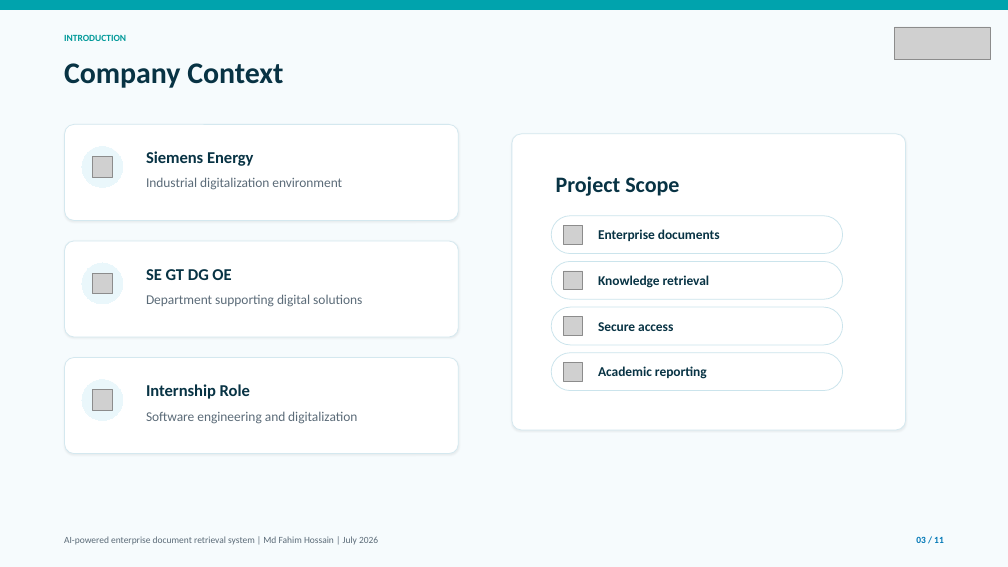
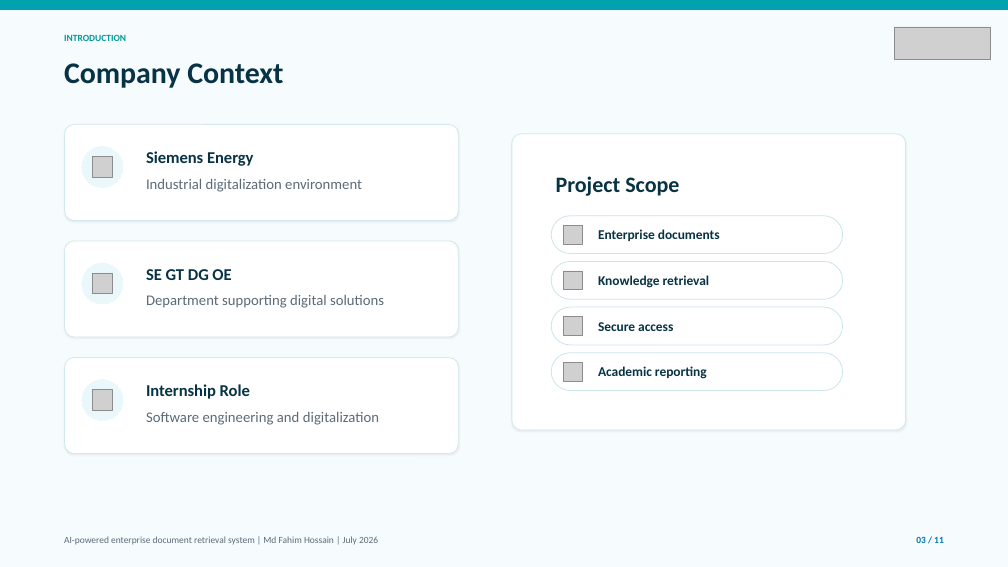
Before and after one commit to alifhossain174/Masters-Internship-Report, a slide deck: slide 3 of Software Specification & Design.pptx. Drawn at 1008x567 pixels with LibreOffice and Linux fonts; fonts in the diff are those of the drawing; grey boxes stand for pictures. Boxes give left, top, right and bottom in pixels: in the first picture for what was removed or moved away, otherwise in the second. Text is boxed around its words. In the diff, an @@ line names an element or a change of style, - is before the commit and + after.

```diff
--- a/Software Specification & Design.pptx
+++ b/Software Specification & Design.pptx
@@ size 12.8 to 14 pt in 3 elements at bbox=[146, 179, 362, 192], bbox=[146, 295, 384, 308], bbox=[146, 412, 379, 425] @@
```
Also in this commit, not shown: 9 other slides changed, 1 other file.
